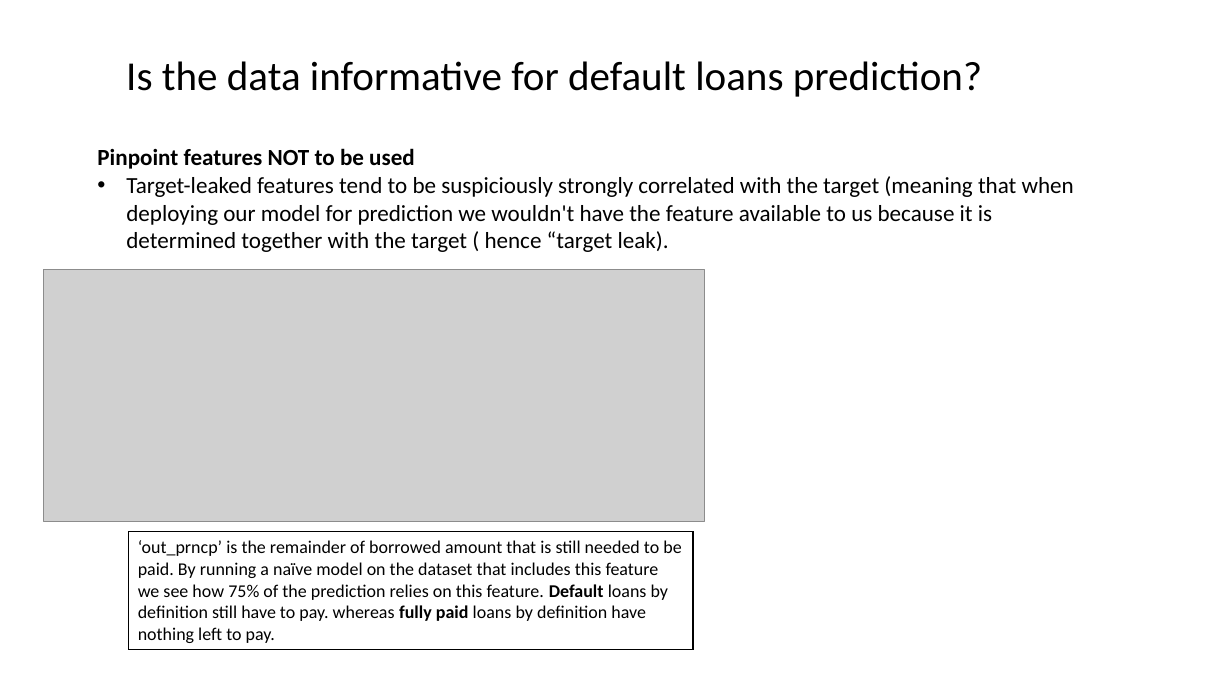
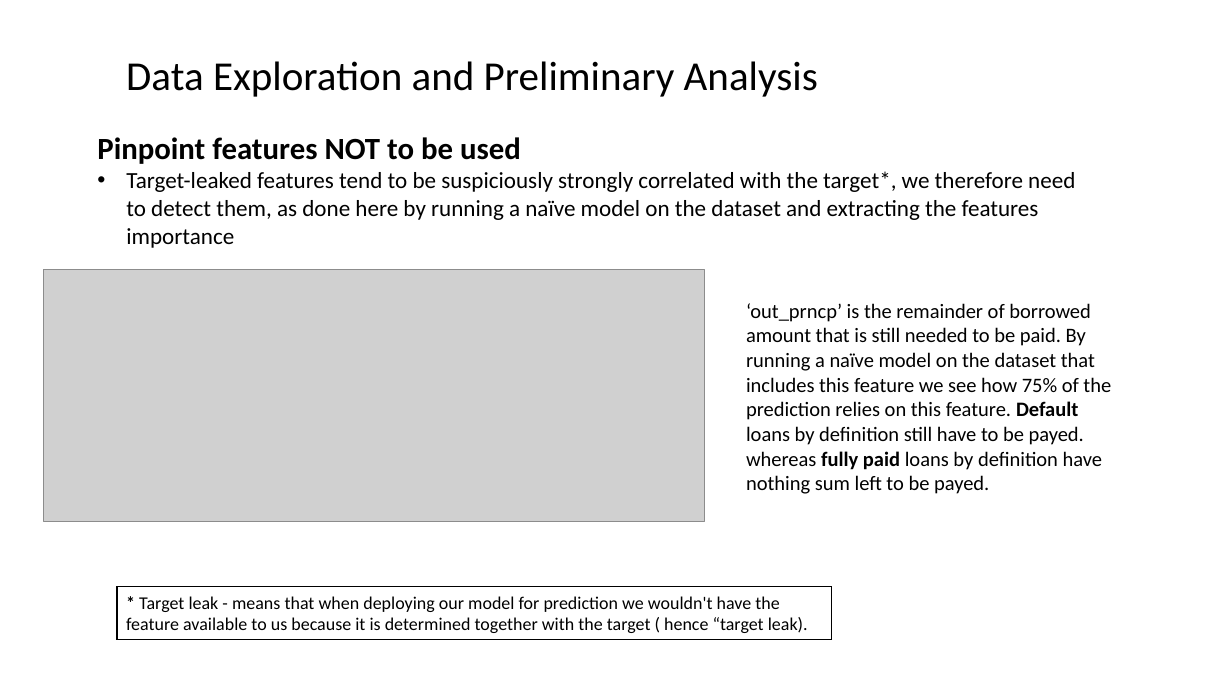
Before and after one commit to Erolino/LendingClub_Loans, a slide deck: slide 7 of LendingClub_Biz_Deck.pptx (slide 5 before the commit). Drawn at 1232x693 pixels with LibreOffice and Linux fonts; fonts in the diff are those of the drawing; grey boxes stand for pictures. Boxes give left, top, right and bottom in pixels: in the first picture for what was removed or moved away, otherwise in the second. Text is boxed around its words. In the diff, an @@ line names an element or a change of style, - is before the commit and + after.

```diff
--- a/LendingClub_Biz_Deck.pptx
+++ b/LendingClub_Biz_Deck.pptx
@@ text at (126, 61, 818, 97): text changed @@
-Is the data informative for default loans prediction?
+Data Exploration and Preliminary Analysis
@@ text "Pinpoint features NOT to be ...": place and size @@
-text "Pinpoint features NOT to be ..." at (97, 148, 1074, 252)
+text "Pinpoint features NOT to be ..." at (97, 137, 1075, 248)
@@ text at (97, 137, 521, 164): size 18 to 24 pt in "Pinpoint features NOT to be used" @@
@@ text at (126, 171, 1075, 248): text changed @@
-• Target-leaked features tend to be suspiciously strongly correlated with the target (meaning that when deploying our model for prediction we wouldn't have the feature available to us because it is determined together with the target ( hence “target leak).
+• Target-leaked features tend to be suspiciously strongly correlated with the target*, we therefore need to detect them, as done here by running a naïve model on the dataset and extracting the features importance
@@ text "‘out_prncp’ is the remainder of ...": place and size @@
-text "‘out_prncp’ is the remainder of ..." at (128, 531, 693, 650)
+text "‘out_prncp’ is the remainder of ..." at (746, 303, 1111, 494)
@@ text "‘out_prncp’ is the remainder of ..." at (746, 303, 1111, 494): outline #000000 1 pt to none @@
@@ text at (746, 303, 1111, 494): text changed; size 14 to 16 pt @@
-‘out_prncp’ is the remainder of borrowed amount that is still needed to be paid. By running a naïve model on the dataset that includes this feature we see how 75% of the prediction relies on this feature. Default loans by definition still have to pay. whereas fully paid loans by definition have nothing left to pay.
+‘out_prncp’ is the remainder of borrowed amount that is still needed to be paid. By running a naïve model on the dataset that includes this feature we see how 75% of the prediction relies on this feature. Default loans by definition still have to be payed. whereas fully paid loans by definition have nothing sum left to be payed.
@@ rectangle added at (117, 587, 832, 640), fill #FFFFFF, outline #000000 1 pt, 14 pt, text #000000 @@
+* Target leak - means that when deploying our model for prediction we wouldn't have the feature available to us because it is determined together with the target ( hence “target leak).
```
Also in this commit, not shown: 8 other slides changed, 13 slides added, 3 slides removed, 7 other files.
